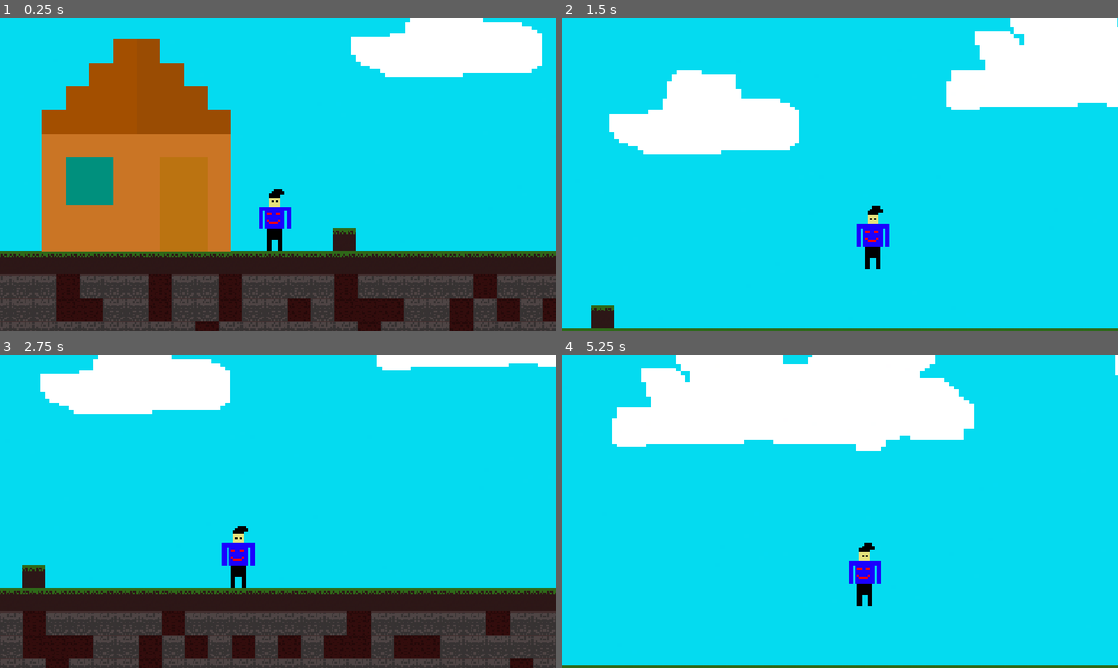
Above: before the commit, frames 1-4 (two rows, left to right).
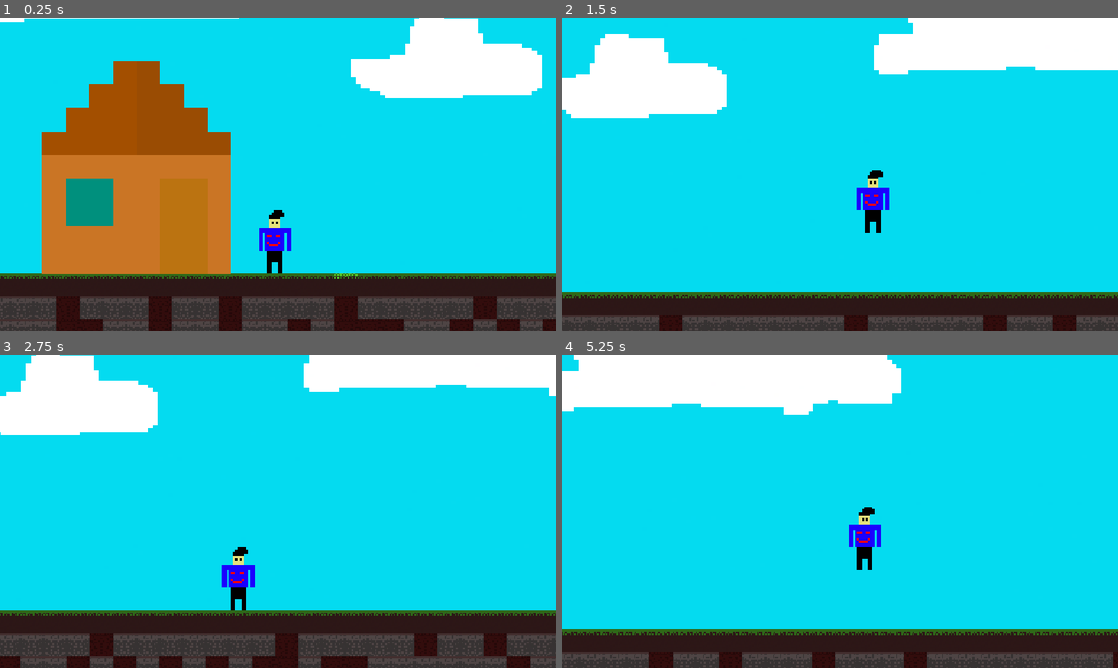
Above: after the commit, the same moments.

Repository: TheAbdullahSaleem/First-project-
Game: Godot game, scene res://scenes/world/World.tscn
Same seed, same stepped clock (60 frames per second), same inputs: the game is played once before the commit and once after it. This scene is started directly instead of the project's main scene.
Inputs (mouse positions are in pixels of both pictures, inside the frame that each line leads up to):
- Up to frame 1 (0.25 s): no input
- Up to frame 2 (1.5 s): tap Enter at 0.5 s; move the mouse to (962, 158) at 0.52 s; press the mouse at (962, 158) at 0.53 s; hold D (right) from 0.53 s (still down); tap W (up) at 0.77 s; move the mouse to (728, 190) at 1.27 s; release the mouse at (728, 190) at 1.28 s; tap E (Interact) at 1.35 s
- Up to frame 3 (2.75 s): tap W (up) at 1.52 s; move the mouse to (333, 442) at 2.02 s; release D (right) at 2.03 s; press the mouse at (333, 442) at 2.03 s; hold A (left) from 2.03 s (still down)
- Up to frame 4 (5.25 s): move the mouse to (812, 574) at 2.77 s; release A (left) at 2.78 s; release the mouse at (812, 574) at 2.78 s; hold D (right) 2.78-4.28 s; tap E (Interact) at 2.85, 4.35 s; tap W (up) at 3.02, 3.77, 4.52 s; move the mouse to (1006, 558) at 3.52 s; press the mouse at (1006, 558) at 3.53 s; move the mouse to (673, 464) at 4.27 s; release the mouse at (673, 464) at 4.28 s; hold A (left) 4.28-5.03 s; move the mouse to (867, 511) at 5.02 s; press the mouse at (867, 511) at 5.03 s; hold D (right) from 5.03 s (still down)

The runs differ from the first frame. In frame 1, 28% of the frame differs, in the area x 0-100%, y 0-100%; in frame 2, 29%; in frame 3, 30%; in frame 4, 25%.

Commit message:
changed the default look of harvestable grass

Diff:
--- a/scenes/crops/SoilTile.tscn
+++ b/scenes/crops/SoilTile.tscn
@@ -4,7 +4,7 @@
 [ext_resource type="Script" uid="uid://d23t0t4842lfg" path="res://scripts/crops/CropData.gd" id="2_pq2ry"]
 [ext_resource type="Texture2D" uid="uid://byol681bbevf4" path="res://assets/sprites/crops/soiltile.png" id="3_pq2ry"]
 [ext_resource type="Script" uid="uid://nu6lxw81fvnw" path="res://scripts/system/interactable.gd" id="4_jgn0q"]
-[ext_resource type="Texture2D" uid="uid://byopkivmy4rkk" path="res://assets/sprites/crops/grass.png" id="4_tvp7b"]
+[ext_resource type="Texture2D" uid="uid://ctjy2bhyr2jiu" path="res://assets/sprites/crops/harvest-grass.png" id="4_tvp7b"]
 
 [sub_resource type="Resource" id="Resource_vfscn"]
 script = ExtResource("2_pq2ry")
--- a/scenes/world/World.tscn
+++ b/scenes/world/World.tscn
@@ -47,17 +47,16 @@
 scale = Vector2(0.58, 0.58)
 
 [node name="Camera2D" type="Camera2D" parent="CharacterBody2D" unique_id=598941493]
-offset = Vector2(0, -25)
 zoom = Vector2(3, 3)
 limit_left = -180
 limit_top = -250
 limit_right = 810
-limit_bottom = 80
+limit_bottom = 40
 position_smoothing_enabled = true
 position_smoothing_speed = 10.0
 
 [node name="SoilTile" parent="." unique_id=579594894 instance=ExtResource("1_5qbjp")]
-position = Vector2(87, -8)
+position = Vector2(88, 8)
 default_crop_data = ExtResource("7_252at")
 
 [node name="TextureRect" type="TextureRect" parent="." unique_id=1162393397]
@@ -73,3 +72,4 @@
 grow_vertical = 2
 scale = Vector2(1.5, 1.5)
 texture = ExtResource("8_qh0kd")
+metadata/_edit_lock_ = true
Binary file added: assets/sprites/crops/harvest-grass.png
Not shown, added: assets/sprites/crops/harvest-grass.png.import
